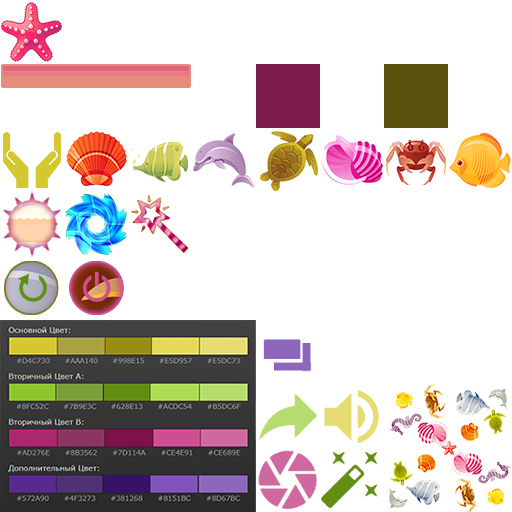
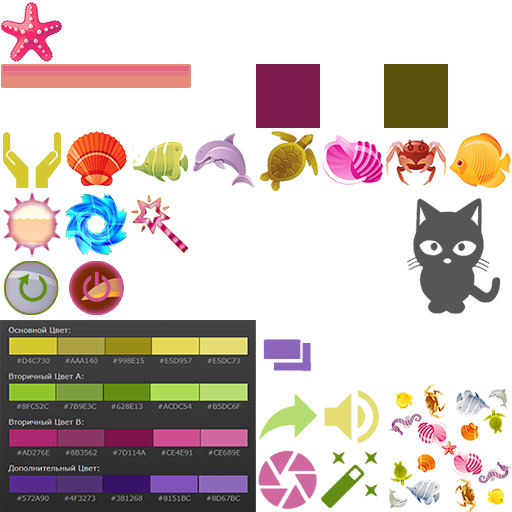
Comparing the layer stacks of the two 512 x 512 images. Changes:
added layer "Котик" in group "Техобъекты" over (407, 198, 501, 314)
